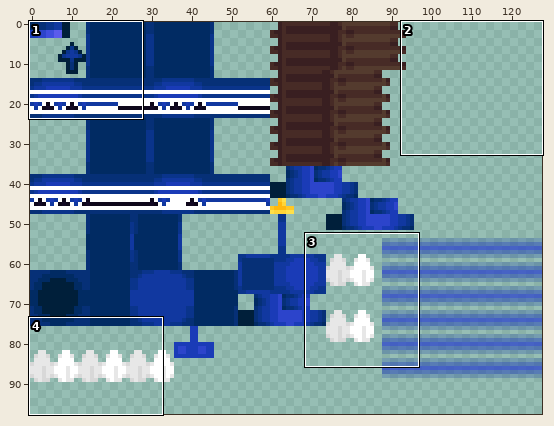
Two states of a sprite sheet, src/main/resources/assets/awt/textures/exterior/onion/blue.png. Above, an overview of the earlier version with the close-up marked.
Close-up. Before the commit:
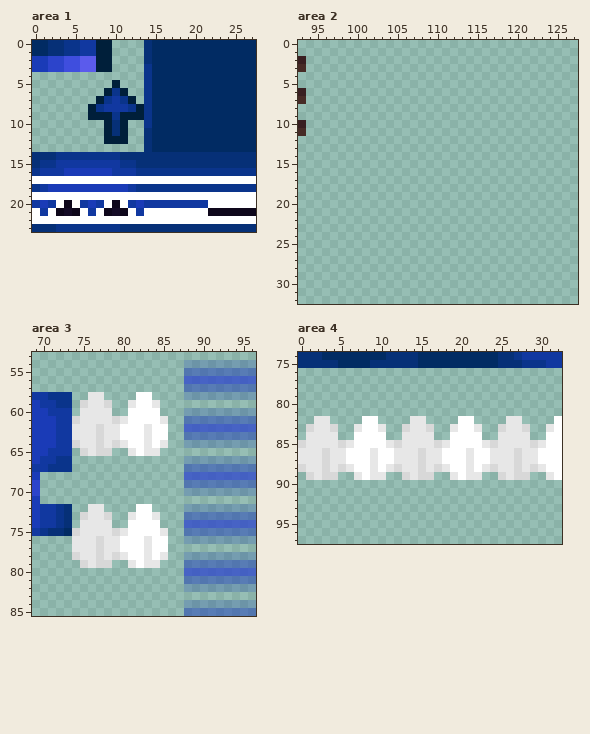
The file is 128x128 pixels. Colours within 5 levels of each other are drawn and written as one. Shown: area 1: x 0..27, y 0..23; area 2: x 93..127, y 0..32; area 3: x 69..96, y 53..85; area 4: x 0..32, y 74..97. The wide view leaves out empty margins.
Once edited:
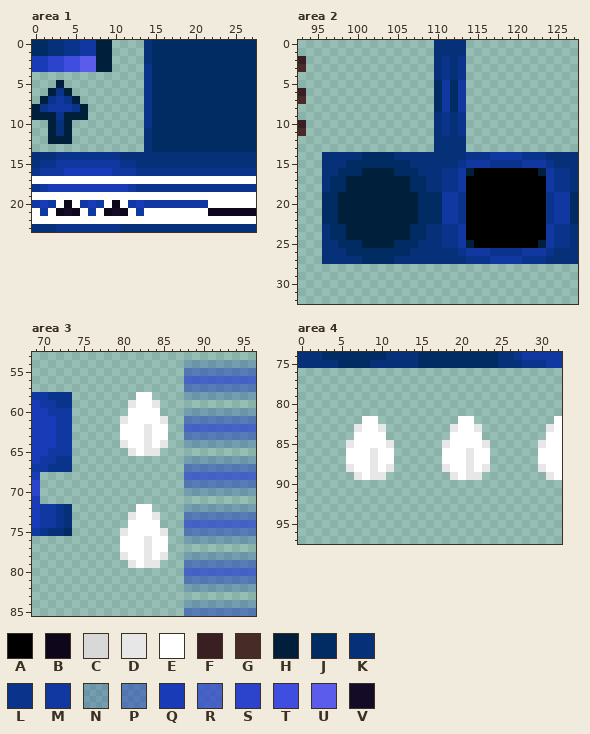
Palette (. is transparent): A #000000  B #0e071b  C #d8d8d8  D #e7e7e7  E #ffffff  F #391f21  G #472b26  H #001f3a  J #012b63  K #063077  L #0a348b  M #1138a0  N #1039a23f  P #1a3ab77f  Q #1a3bb7  R #2c44cbbf  S #2c44cb  T #3f4ede  U #5b5bec  V #140b26
Diff:
Changed rows in their new state; - is an unchanged pixel.
Area 1:
first column x 0:
 5 ---H------.---
 6 --HLH----...--
 7 -HLMLH--.....-
 8 HLMMMLH.......
 9 HHHLHHH.......
10 --HKH----...--
11 --HKH----...--
12 --HHH----...--
Area 2:
first column x 96:
 0 --------------KKKK--------------
 1 --------------KKKK--------------
 2 --------------KLKL--------------
 3 --------------KLKL--------------
 4 --------------KLKL--------------
 5 --------------JMJM--------------
 6 --------------JMJM--------------
 7 --------------JMJM--------------
 8 --------------JMJM--------------
 9 --------------KLKL--------------
10 --------------KLKL--------------
11 --------------KLKL--------------
12 --------------KKKK--------------
13 --------------KKKK--------------
14 KKKKKJJJJKKKKKKKKKLLLMMMMLLLKKKK
15 KKKJJJJJJJJKKKKKKLMMMLLLLMMMLKKK
16 KKJJJHHHHJJJKKKLLMHAAAAAAAAHMLLK
17 KJJHHHHHHHHJJKKLLMAAAAAAAAAAMLLK
18 KJJHHHHHHHHJJKKLLMAAAAAAAAAAMLLK
19 JJHHHHHHHHHHJJJMMLAAAAAAAAAALMMJ
20 JJHHHHHHHHHHJJJMMLAAAAAAAAAALMMJ
21 JJHHHHHHHHHHJJJMMLAAAAAAAAAALMMJ
22 JJHHHHHHHHHHJJJMMLAAAAAAAAAALMMJ
23 KJJHHHHHHHHJJKKLLMAAAAAAAAAAMLLK
24 KJJHHHHHHHHJJKKLLMAAAAAAAAAAMLLK
25 KKJJJHHHHJJJKKKLLMHAAAAAAAAHMLLK
26 KKKJJJJJJJJKKKKKKLMMMLLLLMMMLKKK
27 KKKKKJJJJKKKKKKKKKLLLMMMMLLLKKKK
Area 3:
first column x 74:
58 --..--
59 -....-
60 -....-
61 ......
62 ......
63 ......
64 ......
65 -....-
first column x 74:
72 --..--
73 -....-
74 -....-
75 ......
76 ......
77 ......
78 ......
79 -....-
Area 4:
first column x 0:
82 --..----------..----------..--
83 -....--------....--------....-
84 -....--------....--------....-
85 ......------......------......
86 ......------......------......
87 ......------......------......
88 ......------......------......
89 -....--------....--------....-
